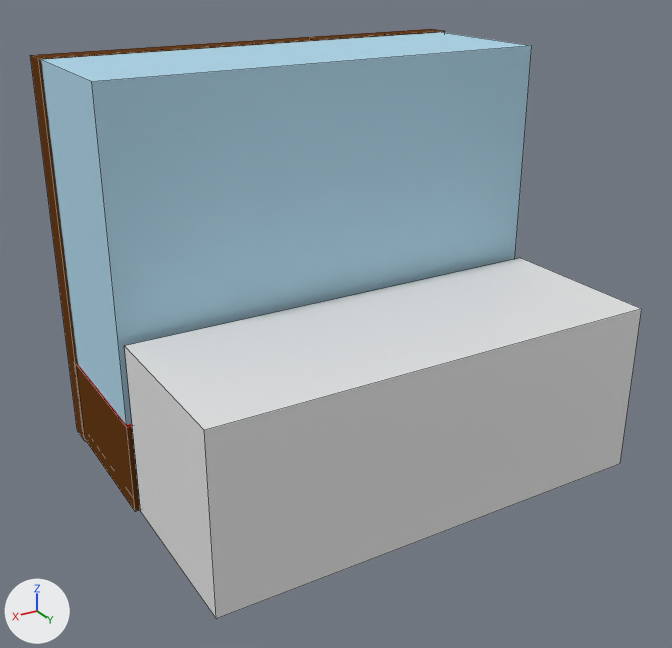
One commit to the Blender file theroom/excersizes/museum/montre_volver.blend: the scene before it, then after it.
Camera for both pictures: a camera (50 mm lens) standing at (5.33, 9.65, 5.96) and looking at (0.3, 1.26, 1.76). The lights are fixed; the arrows at lower left show +X, +Y and +Z. Mesh edges are drawn as thin lines.

The older version as bpy lines, for what is in view:
```python
me_cube = bpy.data.meshes.new('Cube')
me_cube.from_pydata(...)  # a box spanning x -1.0..1.0, y -1.0..1.0, z -1.0..0.4
me_cube.materials.append(mat_material_001)  # blue #b0d5e7
me_cube_002 = bpy.data.meshes.new('Cube.002')
me_cube_002.from_pydata(...)  # a box spanning x -1.0..1.0, y -1.0..1.0, z -1.0..1.0
me_cube_023 = bpy.data.meshes.new('Cube.023')
me_cube_023.from_pydata([(-1.0, -1.0, -0.12), (-1.0, -1.0, 1.0), (-1.0, 1.0, -0.12), (-1.0, 1.0, 1.0), (1.0, -1.0, -0.12), (1.0, -1.0, 1.0), (1.0, 1.0, -0.12), (1.0, 1.0, 1.0)], [], [(0, 1, 3, 2), (2, 3, 7, 6), (6, 7, 5, 4), (4, 5, 1, 0), (2, 6, 4, 0), (7, 3, 1, 5)])
for i in [5]: me_cube_023.polygons[i].material_index = 1
me_cube_023.materials.append(mat_material)  # brown #683d1a
me_cube_023.materials.append(mat_material_002)  # red #a50004
ob_cube_006 = bpy.data.objects.new('Cube.006', me_cube_023)
ob_cube_006.location = (0.12, 0.17, 0.12)
ob_cube_006.rotation_euler = (0.0, 0.0, 6.283)  # degrees (0, 0, 360)
ob_cube_006.scale = (2.67, 0.943, 0.943)
ob_front_zone = bpy.data.objects.new('front.zone', me_cube_002)
ob_front_zone.location = (0.12, 2.18, 1.03)
ob_front_zone.scale = (2.62, 1.0, 1.0)
ob_glass_001 = bpy.data.objects.new('glass.001', me_cube)
ob_glass_001.location = (0.13, 0.11, 3.35)
ob_glass_001.rotation_euler = (0.0, 0.0, 3.142)  # degrees (0, 0, 180)
ob_glass_001.scale = (2.64, 0.943, 3.21)
# also in view: 'Cube.001' at (0.13, -0.85, 2.33)
```
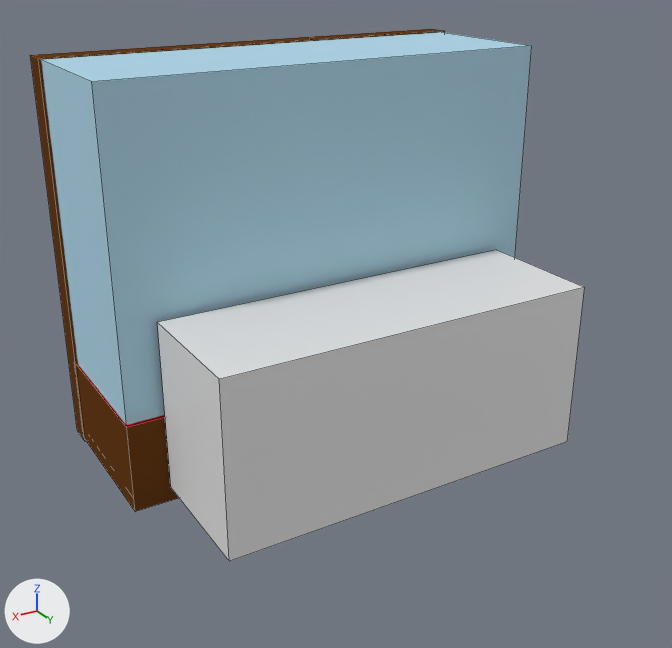
The edits, one by one:
Object 'front.zone' (ob_front_zone) moves from (0.12, 2.18, 1.03) to (0.12, 1.9, 1.2).
Object 'front.zone' (ob_front_zone) is rescaled from (2.62, 1.0, 1.0) to (2.25, 0.763, 1.0).

Pixel boxes (x1, y1, x2, y2) of what changed, in the pictures (672 x 648 px):
'front.zone', moved, rescaled (17% narrower, 14% shorter): before (124, 258, 642, 619); after (157, 250, 585, 561)
